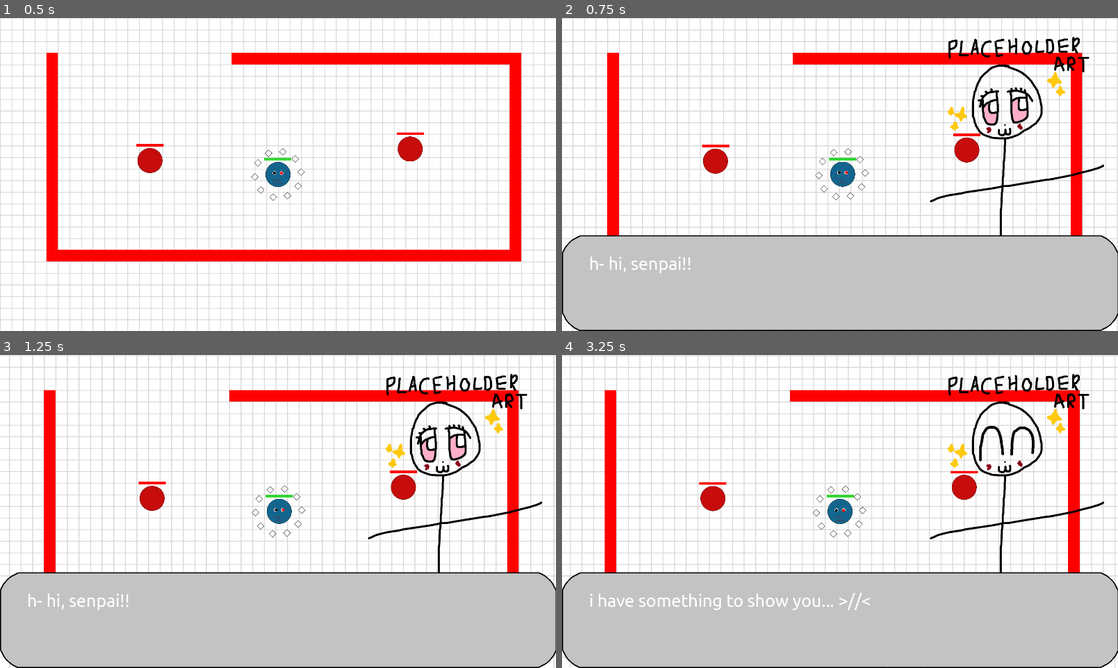
Above: before the commit, frames 1-4 (two rows, left to right).
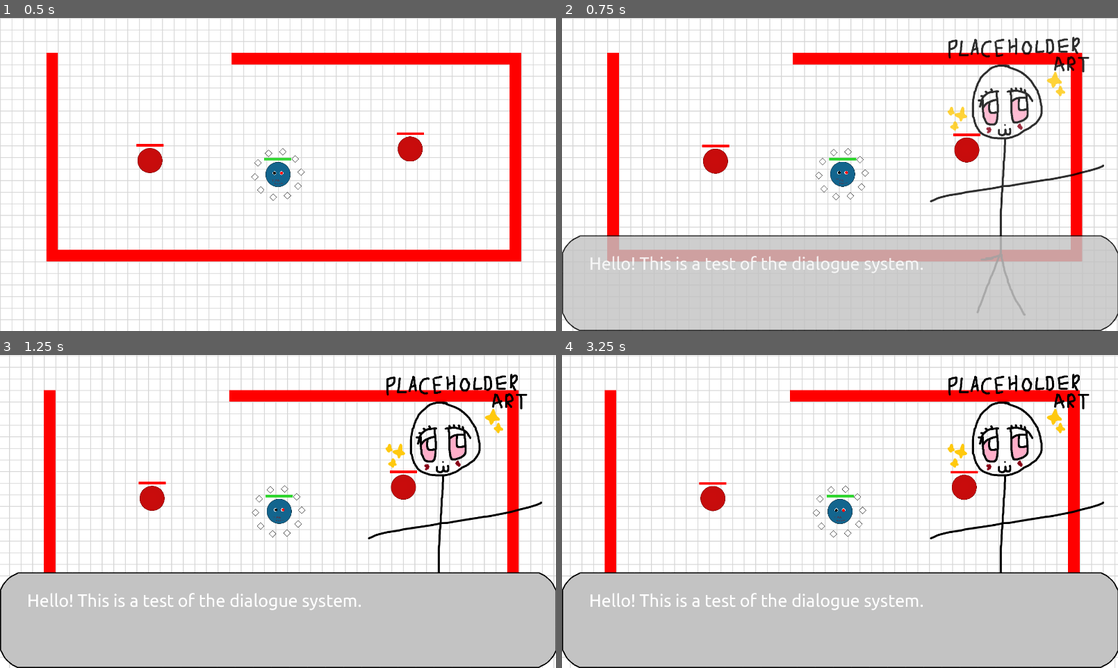
Above: after the commit, the same moments.

Repository: tim2go/wumpusflorr
Game: Godot game, scene res://scenes/test_level.tscn
Same seed, same stepped clock (60 frames per second), same inputs: the game is played once before the commit and once after it.
Inputs (mouse positions are in pixels of both pictures, inside the frame that each line leads up to):
- Up to frame 1 (0.5 s): no input
- Up to frame 2 (0.75 s): move the mouse to (962, 158) at 0.52 s; hold J from 0.53 s (still down); click (962, 158) at 0.6 s
- Up to frame 3 (1.25 s): keep holding J
- Up to frame 4 (3.25 s): move the mouse to (728, 527) at 1.27 s; release J at 1.28 s; tap J at 1.35, 2.85 s; click (728, 527) at 1.55 s; move the mouse to (895, 442) at 2.02 s; hold J 2.03-2.78 s; click (895, 442) at 2.1 s; tap Enter at 2.75 s; move the mouse to (812, 574) at 2.77 s; click (812, 574) at 3.05 s

Frame 1 is identical in both runs. In frame 2, 6.5% of the frame differs, in the area x 0-100%, y 6-100%; in frame 3, 0.8%; in frame 4, 1.5%.

Commit message:
added animation to dialogue system

Diff:
--- a/scenes/dialogue.tscn
+++ b/scenes/dialogue.tscn
@@ -8,12 +8,8 @@
 [node name="CanvasLayer" type="CanvasLayer" unique_id=1611851023]
 script = ExtResource("1_fyky8")
 
-[node name="Sprite" type="Sprite2D" parent="." unique_id=853853259]
-position = Vector2(1258, 443)
-scale = Vector2(0.8, 0.8)
-texture = ExtResource("2_led2e")
-
 [node name="DialogueBox" type="NinePatchRect" parent="." unique_id=231301775]
+visible = false
 offset_top = 600.0
 offset_right = 1538.0
 offset_bottom = 864.0
@@ -26,10 +22,16 @@
 axis_stretch_horizontal = 1
 axis_stretch_vertical = 1
 
-[node name="Text" type="RichTextLabel" parent="." unique_id=1892615209]
+[node name="Sprite" type="Sprite2D" parent="DialogueBox" unique_id=853853259]
+z_index = -1
+position = Vector2(1258, -157)
+scale = Vector2(0.8, 0.8)
+texture = ExtResource("2_led2e")
+
+[node name="Text" type="RichTextLabel" parent="DialogueBox" unique_id=1892615209]
+layout_mode = 0
 offset_left = 75.0
-offset_top = 650.0
+offset_top = 50.0
 offset_right = 1463.0
-offset_bottom = 835.0
+offset_bottom = 235.0
 theme = ExtResource("2_bfpow")
-text = "jay loves to goon jay loves to goon"
--- a/scripts/dialogue.gd
+++ b/scripts/dialogue.gd
@@ -4,6 +4,6 @@
 var text: String
 var texture: Texture2D
 
-func _init(t: String, te: Texture2D):
+func _init(t: String, te: Texture2D = null):
 	text = t
 	texture = te
--- a/scripts/dialogue_handler.gd
+++ b/scripts/dialogue_handler.gd
@@ -2,21 +2,21 @@
 
 var current_dialogue_array = null
 var current_dialogue = 0
+var current_char = 0
 
 func reset_dialogue():
 	Global.paused = false
 
-	$Text.visible = false
-	$Sprite.visible = false
-	$DialogueBox.visible = false
 	current_dialogue_array = null
 	current_dialogue = 0
+	current_char = 0
 
 func on_dialogue_display_signal(dialogue_array: Array[Dialogue]):
 	Global.paused = true
+	$DialogueBox.visible = true
 
-	$Text.visible = true
-	$Sprite.visible = true
+	$DialogueBox/Text.visible = true
+	$DialogueBox/Sprite.visible = true
 	$DialogueBox.visible = true
 	current_dialogue_array = dialogue_array
 	current_dialogue = 0
@@ -24,15 +24,35 @@
 func _ready():
 	reset_dialogue()
 	Global.display_dialogue.connect(on_dialogue_display_signal)
-
 func _process(delta: float) -> void:
 	if current_dialogue_array != null:
+		$DialogueBox.modulate = Color(1, 1, 1, lerpf($DialogueBox.modulate.a, 1, delta * 8))
+
+		var txt = current_dialogue_array[current_dialogue].text
+		if roundf(current_char) < txt.length():
+			var punctuation = [",", ".", "?", "!"]
+
+			if txt[roundf(current_char) - 1] in punctuation:
+				current_char += delta * 5
+			else:
+				current_char += delta * 30
+		else:
+			current_char = txt.length()
+
 		if Input.is_action_just_released("continue"):
-			current_dialogue += 1
-			if current_dialogue >= len(current_dialogue_array):
-				reset_dialogue()
-				return
+
+			if current_char >= txt.length():
+				current_dialogue += 1
+				current_char = 0
+				if current_dialogue >= len(current_dialogue_array):
+					reset_dialogue()
+					return
+			else:
+				current_char = txt.length()
 
 		var dialogue = current_dialogue_array[current_dialogue]
-		$Text.text = dialogue.text
-		$Sprite.texture = dialogue.texture
+		$DialogueBox/Text.text = txt.substr(0, roundf(current_char))
+		if dialogue.texture:
+			$DialogueBox/Sprite.texture = dialogue.texture
+	else:
+		$DialogueBox.modulate = Color(1, 1, 1, lerpf($DialogueBox.modulate.a, 0, delta * 8))
--- a/scripts/player.gd
+++ b/scripts/player.gd
@@ -101,10 +101,12 @@
 		var goon := load("res://assets/goon.png")
 		var goon2 := load("res://assets/goon2.png")
 		var dialogue: Array[Dialogue] = [
-			Dialogue.new("h- hi, senpai!!", goon),
-			Dialogue.new("i have something to show you... >//<", goon2),
-			Dialogue.new("look!! i- it's my dih!!!", goon2),
-			Dialogue.new("okay byeeeee :3", goon)
+			Dialogue.new("Hello! This is a test of the dialogue system.", goon),
+			Dialogue.new("Look at this silly little face!", goon2),
+			Dialogue.new("Here is a list of things that I like.", goon),
+			Dialogue.new("Anime, manga, light novels, visual novels, and hentai."),
+			Dialogue.new("My favorite one is \"My Little Sister Can't Be This Cute\". I think the plot is really good, and I love gooning to it all day long!", goon2),
+			Dialogue.new("That's all I have to say. Goodbye!")
 		]
 		Global.display_dialogue.emit(dialogue)
 
